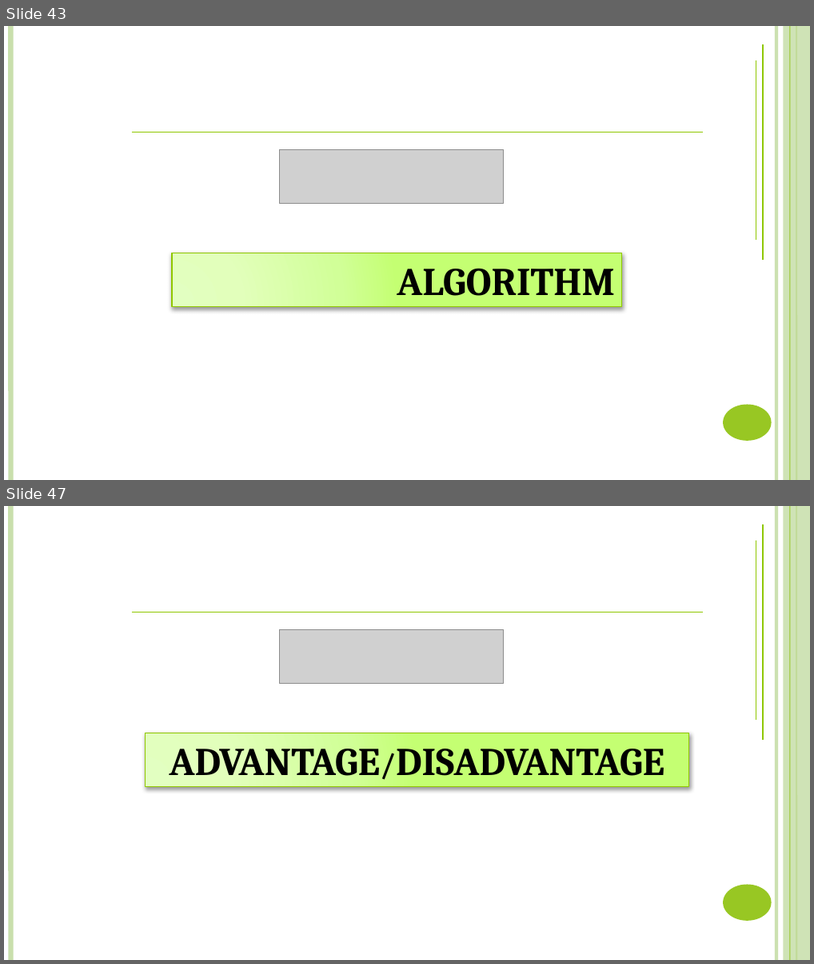
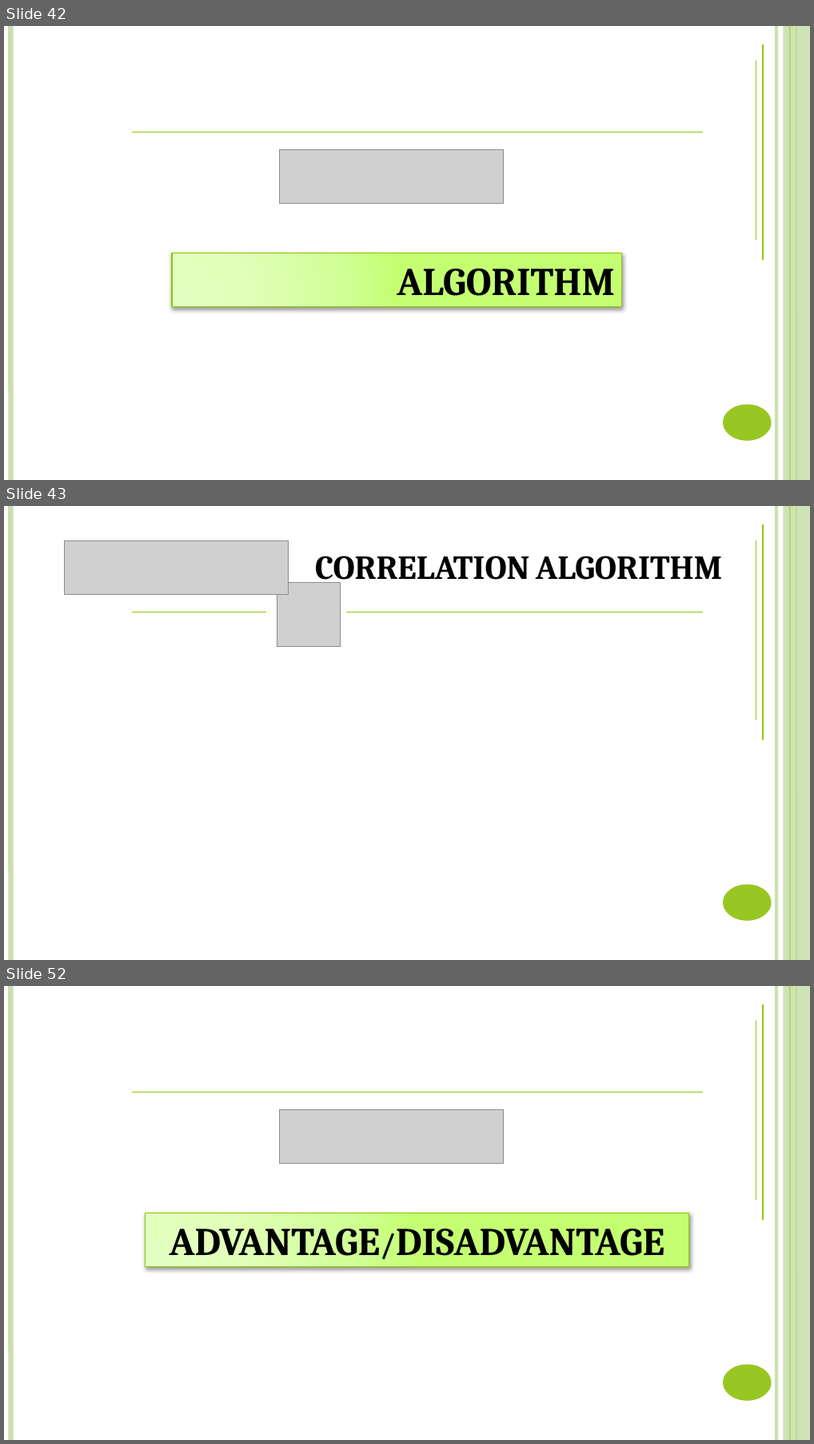
Before and after one commit to DanhLT2/Slide-Unistar, a slide deck: Slide-UniStar/UniStar.pptx. Shown one above the other, each under a label of ours: slides 43 and 47 before the commit, slides 42, 43 and 52 after it; the slides between them are not shown. The pictures are 814x964 and 814x1444 pixels, drawn with LibreOffice and Linux fonts; fonts in the diff are those of the drawing; grey boxes stand for pictures. Boxes give left, top, right and bottom in pixels: in the first picture for what was removed or moved away, otherwise in the second. Text is boxed around its words. In the diff, an @@ line names an element or a change of style, - is before the commit and + after.

```diff
--- a/Slide-UniStar/UniStar.pptx
+++ b/Slide-UniStar/UniStar.pptx
@@ slide 43 added at (4,506,810,960), background #FFFFFF; not listed: 6 template elements that a slide beside it also shows @@
@@ line added from (764, 740) to (764, 524), #8FC800 1 pt @@
@@ picture added at (65,540,289,595) @@
@@ line added from (756, 720) to (756, 540), #8FC800 1 pt @@
@@ text added at (315,556,722,587), 30 pt, text #000000, bold, small capitals @@
+CORRELATION ALGORITHM
@@ picture added at (277,583,340,646) @@
@@ line added from (131, 612) to (266, 612), #8FC800 1 pt @@
@@ line added from (346, 612) to (703, 612), #8FC800 1 pt @@
@@ what was slide 43 is now slide 42 @@
@@ what was slide 47 is now slide 52 @@
```
Also in this commit, not shown: 6 slides changed, 25 other slides added, 15 slides removed.
